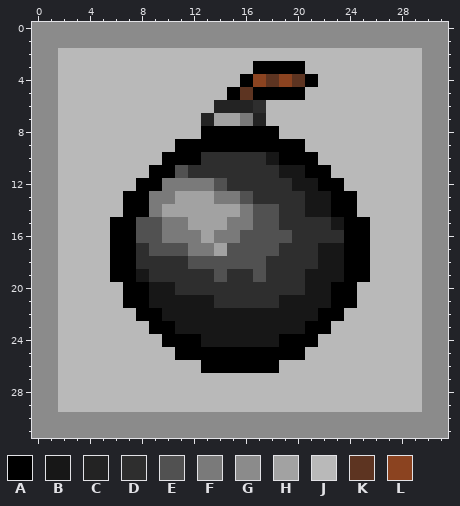
Two versions of one pixel-art sprite, img/Bomb.png. This is how it looked before the edit.
The file is 320x320 pixels, drawn in blocks of 10x10; one block is one cell here.
Palette (. is transparent): A #000000  B #171717  C #232323  D #2e2e2e  E #515151  F #7a7a7a  G #8b8b8b  H #a2a2a2  J #b9b9b9  K #5d3421  L #8b4320
Pixels before, first column x 0:
 0 GGGGGGGGGGGGGGGGGGGGGGGGGGGGGGGG
 1 GGGGGGGGGGGGGGGGGGGGGGGGGGGGGGGG
 2 GGJJJJJJJJJJJJJJJJJJJJJJJJJJJJGG
 3 GGJJJJJJJJJJJJJJJAAAAJJJJJJJJJGG
 4 GGJJJJJJJJJJJJJJALKLKAJJJJJJJJGG
 5 GGJJJJJJJJJJJJJAKAAAAJJJJJJJJJGG
 6 GGJJJJJJJJJJJJCCCDJJJJJJJJJJJJGG
 7 GGJJJJJJJJJJJCHHFCJJJJJJJJJJJJGG
 8 GGJJJJJJJJJJJAAAAAAJJJJJJJJJJJGG
 9 GGJJJJJJJJJAAAAAAAAAAJJJJJJJJJGG
10 GGJJJJJJJJAAADDDDDBAAAJJJJJJJJGG
11 GGJJJJJJJAAEDDDDDDDBBAAJJJJJJJGG
12 GGJJJJJJAAFFFFEDDDDDBBAAJJJJJJGG
13 GGJJJJJAAFFHHHFFEDDDDBBAAJJJJJGG
14 GGJJJJJAAFHHHHHHFEEDDBBAAJJJJJGG
15 GGJJJJAAEEFFHHHFFEEDDDDBAAJJJJGG
16 GGJJJJAAEEFFFHFFEEEEDDDDAAJJJJGG
17 GGJJJJAADEEEFFHEEEEDDDBBAAJJJJGG
18 GGJJJJAADDDDEEEEEEDDDDBBAAJJJJGG
19 GGJJJJAABDDDDDEDDEDDDBBBAAJJJJGG
20 GGJJJJJAABBDDDDDDDDDDBBAAJJJJJGG
21 GGJJJJJAABBBBBDDDDDBBBBAAJJJJJGG
22 GGJJJJJJAABBBBBBBBBBBBAAJJJJJJGG
23 GGJJJJJJJAABBBBBBBBBBAAJJJJJJJGG
24 GGJJJJJJJJAAABBBBBBAAAJJJJJJJJGG
25 GGJJJJJJJJJAAAAAAAAAAJJJJJJJJJGG
26 GGJJJJJJJJJJJAAAAAAJJJJJJJJJJJGG
27 GGJJJJJJJJJJJJJJJJJJJJJJJJJJJJGG
28 GGJJJJJJJJJJJJJJJJJJJJJJJJJJJJGG
29 GGJJJJJJJJJJJJJJJJJJJJJJJJJJJJGG
30 GGGGGGGGGGGGGGGGGGGGGGGGGGGGGGGG
31 GGGGGGGGGGGGGGGGGGGGGGGGGGGGGGGG
The result:
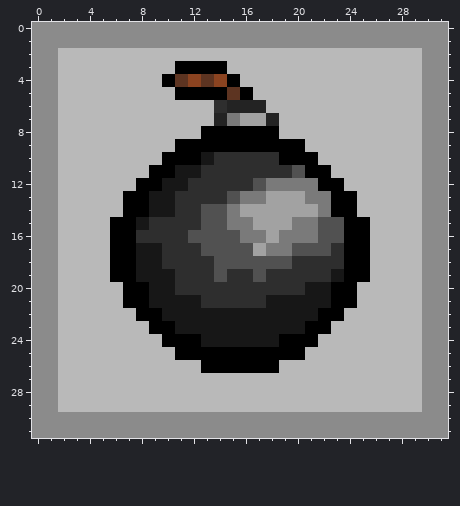
From old to new:
{"y":3,"x":11,"old":"JJJJ","new":"AAAA"}
{"y":3,"x":17,"old":"AAAA","new":"JJJJ"}
{"y":4,"x":10,"old":"JJJJJJALKLKA","new":"AKLKLAJJJJJJ"}
{"y":5,"x":11,"old":"JJJJAKAAAA","new":"AAAAKAJJJJ"}
{"y":6,"x":14,"old":"C","new":"D"}
{"y":6,"x":17,"old":"D","new":"C"}
{"y":7,"x":13,"old":"CHHFCJ","new":"JCFHHC"}
{"y":10,"x":13,"old":"D","new":"B"}
{"y":10,"x":18,"old":"B","new":"D"}
{"y":11,"x":11,"old":"ED","new":"BB"}
{"y":11,"x":19,"old":"BB","new":"DE"}
{"y":12,"x":10,"old":"FFFFE","new":"BBDDD"}
{"y":12,"x":17,"old":"DDDBB","new":"EFFFF"}
{"y":13,"x":9,"old":"FFHHHFFEDDDDBB","new":"BBDDDDEFFHHHFF"}
{"y":14,"x":9,"old":"FHHHHHHFEEDDBB","new":"BBDDEEFHHHHHHF"}
{"y":15,"x":8,"old":"EEFFHHH","new":"BDDDDEE"}
{"y":15,"x":17,"old":"EEDDDDB","new":"HHHFFEE"}
{"y":16,"x":8,"old":"EEFFFHFFEEEEDDDD","new":"DDDDEEEEFFHFFFEE"}
{"y":17,"x":8,"old":"DEEEFFH","new":"BBDDDEE"}
{"y":17,"x":17,"old":"EEDDDBB","new":"HFFEEED"}
{"y":18,"x":8,"old":"DD","new":"BB"}
{"y":18,"x":12,"old":"EE","new":"DD"}
{"y":18,"x":18,"old":"DD","new":"EE"}
{"y":18,"x":22,"old":"BB","new":"DD"}
{"y":19,"x":9,"old":"DD","new":"BB"}
{"y":19,"x":21,"old":"BB","new":"DD"}
{"y":21,"x":13,"old":"B","new":"D"}
{"y":21,"x":18,"old":"D","new":"B"}
{"label":"changed","picture_box":[136,61,344,308]}
